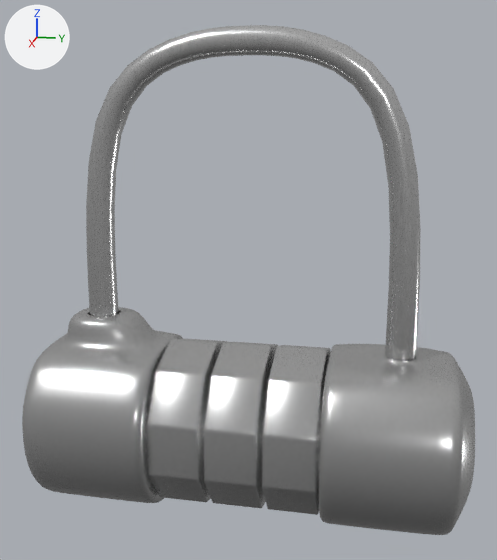
An edit to the Blender file Blender/PuzzleMaze_Objects.blend, drawn before and after from the same camera.
The view is the same before and after, from a 50 mm lens placed at (7.65, 1.55, 3.7), pointed at (0.01, 0.02, 1.78). Arrows for +X, +Y and +Z are at upper left; the lights stay in place.

Before the edit, the objects in view are built like this:
```python
me_cylinder_001 = bpy.data.meshes.new('Cylinder.001')
me_cylinder_001.from_pydata(...)  # 140 vertices, 132 faces; spans x -0.95..0.95, y -0.95..-0.36, z -1.0..1.0
me_cylinder_001.polygons.foreach_set('use_smooth', [True] * 132)
me_cylinder_001.materials.append(mat_combo_001)
me_cylinder_006 = bpy.data.meshes.new('Cylinder.006')
me_cylinder_006.from_pydata(...)  # 4538 vertices, 4544 faces; spans x -0.97..0.97, y -1.99..3.3, z -0.97..4.1
me_cylinder_006.polygons.foreach_set('use_smooth', [True] * 4544)
# faces by material slot: [512, 4032]
me_cylinder_006.materials.append(mat_metal)
me_cylinder_006.materials.append(mat_combo)  # its picture is missing
me_cylinder_007 = bpy.data.meshes.new('Cylinder.007')
me_cylinder_007.from_pydata(...)  # 140 vertices, 132 faces; spans x -0.95..0.95, y -0.3..0.3, z -1.0..1.0
me_cylinder_007.polygons.foreach_set('use_smooth', [True] * 132)
me_cylinder_007.materials.append(mat_combo_001)
me_cylinder_008 = bpy.data.meshes.new('Cylinder.008')
me_cylinder_008.from_pydata(...)  # 140 vertices, 132 faces; spans x -0.95..0.95, y -0.3..0.3, z -1.0..1.0
me_cylinder_008.polygons.foreach_set('use_smooth', [True] * 132)
me_cylinder_008.materials.append(mat_combo_001)
ob_combo = bpy.data.objects.new('Combo', me_cylinder_006)
ob_combo.location = (0.0, -0.66, 0.0)
ob_combo.scale = (1.12, 1.0, 1.12)
ob_combo1 = bpy.data.objects.new('Combo1', me_cylinder_001)
ob_combo1.location = (0.0, 0.0, 0.0)
ob_combo2 = bpy.data.objects.new('Combo2', me_cylinder_007)
ob_combo2.location = (0.0, 0.0, 0.0)
ob_combo3 = bpy.data.objects.new('Combo3', me_cylinder_008)
ob_combo3.location = (0.0, 0.66, 0.0)
```
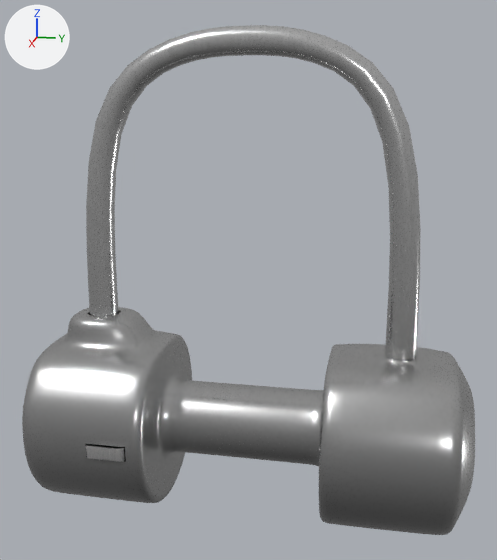
Where the newer file only moved an object's origin or applied its transform, the numbers keep the older frame.

Boxes (x1, y1, x2, y2) around the edits, measured in the pictures (497 x 560 px):
'Combo2', hidden
    before: (203, 342, 278, 508)
'Combo3', hidden
    before: (262, 345, 331, 515)
'Combo1', hidden
    before: (146, 339, 227, 502)

Patch to the scene script:
```diff
--- a/Blender/PuzzleMaze_Objects.blend.py
+++ b/Blender/PuzzleMaze_Objects.blend.py
@@ ob_combo1 @@
 ob_combo1.location = (0.0, 0.0, 0.0)
+ob_combo1.hide_set(True)
@@ ob_combo2 @@
 ob_combo2.location = (0.0, 0.0, 0.0)
+ob_combo2.hide_set(True)
@@ ob_combo3 @@
 ob_combo3.location = (0.0, 0.66, 0.0)
+ob_combo3.hide_set(True)
```
